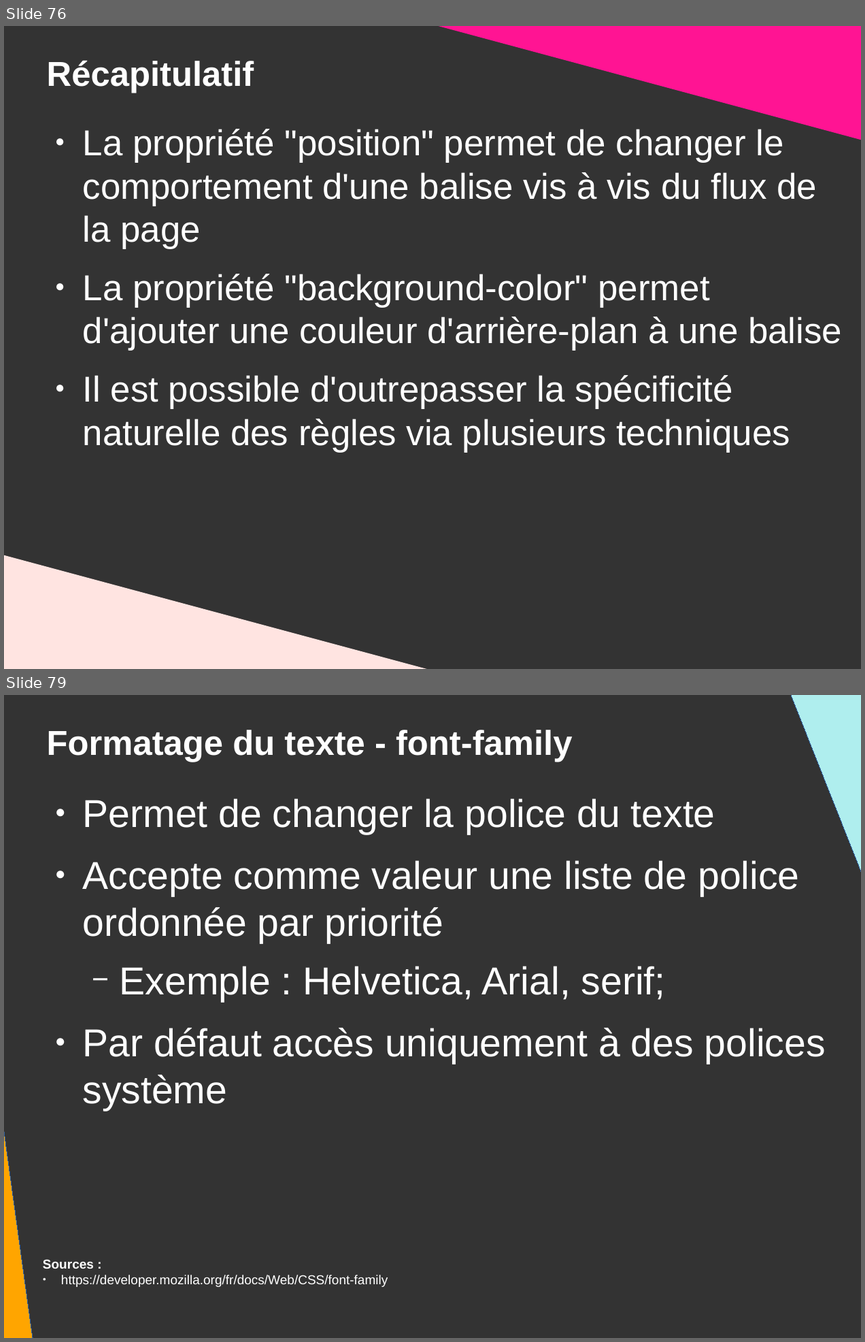
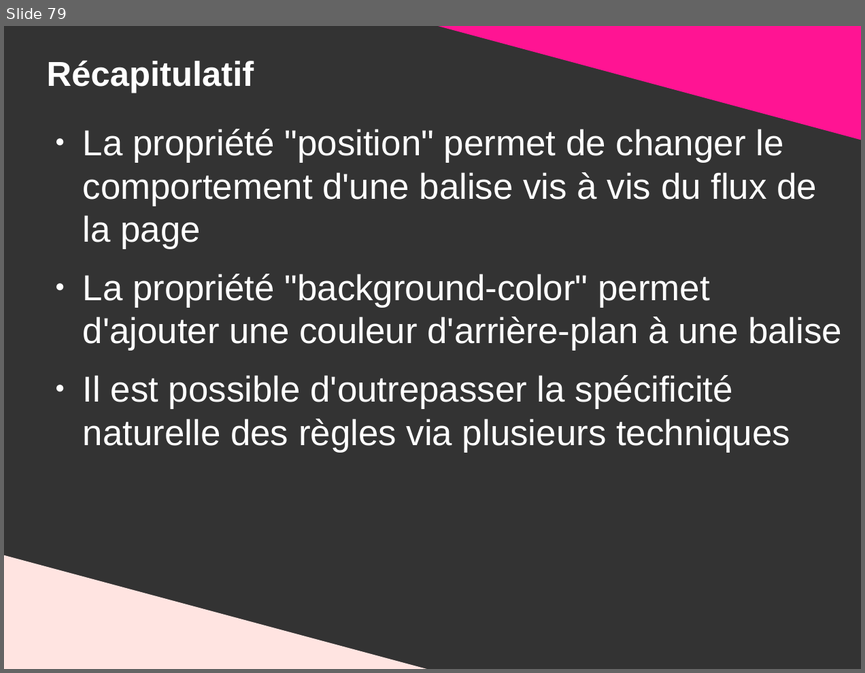
Before and after one commit to DanYellow/presentations, a slide deck: mmi/html/travaux-pratiques/numero-2/presentation.odp. Shown one above the other, each under a label of ours: slides 76 and 79 before the commit, slide 79 after it; the slides between them are not shown. The pictures are 865x1342 and 865x673 pixels, drawn with LibreOffice and Linux fonts; fonts in the diff are those of the drawing. Boxes give left, top, right and bottom in pixels: in the first picture for what was removed or moved away, otherwise in the second. Text is boxed around its words. In the diff, an @@ line names an element or a change of style, - is before the commit and + after.

```diff
--- a/mmi/html/travaux-pratiques/numero-2/presentation.odp
+++ b/mmi/html/travaux-pratiques/numero-2/presentation.odp
@@ slide 79 removed at (4,695,861,1338), background #333333 @@
@@ right triangle removed at (781,695,861,1004) @@
@@ title removed at (47,730,572,762) @@
-Formatage du texte - font-family
@@ right triangle removed at (4,794,35,1338) @@
@@ text removed at (83,798,825,1110) @@
-● Permet de changer la police du texte
-● Accepte comme valeur une liste de police ordonnée par priorité
-  − Exemple : Helvetica, Arial, serif;
-● Par défaut accès uniquement à des polices système
@@ text removed at (43,1259,388,1287) @@
-Sources :
-● https://developer.mozilla.org/fr/docs/Web/CSS/font-family
@@ what was slide 76 is now slide 79 @@
```
Also in this commit, not shown: 6 slides changed, 31 slides added, 8 other slides removed, 10 other files.
